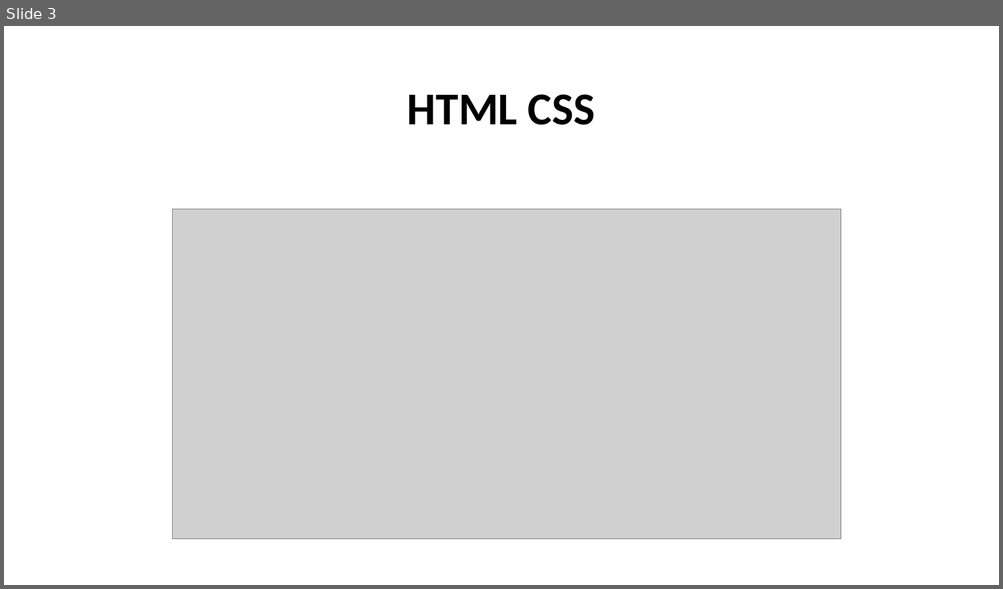
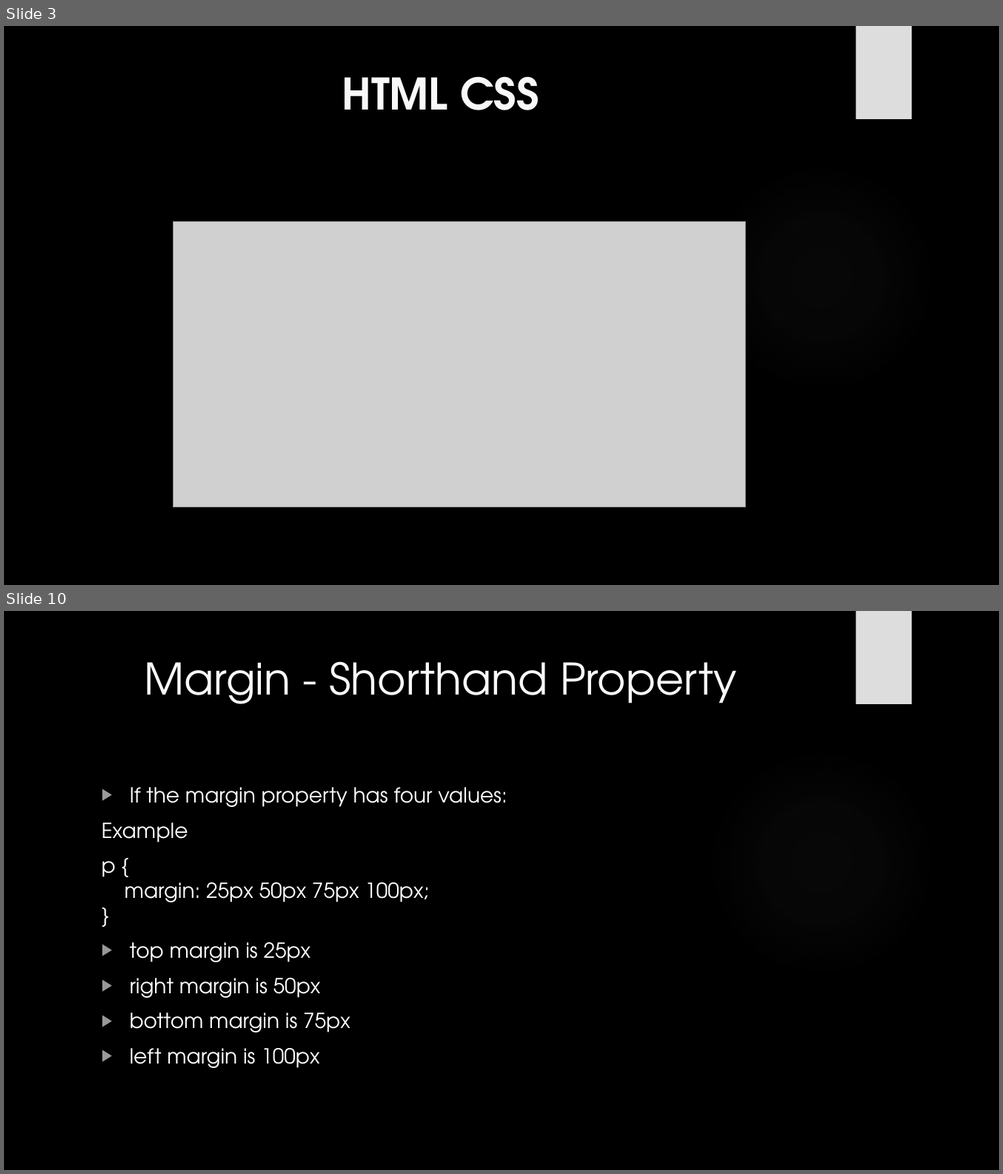
Before and after one commit to lytes20/Andela-LevelUp, a slide deck: CSS LevelUp.pptx. Shown one above the other, each under a label of ours: slide 3 before the commit, slides 3 and 10 after it; the slides between them are not shown. The pictures are 1003x589 and 1003x1174 pixels, drawn with LibreOffice and Linux fonts; fonts in the diff are those of the drawing; grey boxes stand for pictures; background and template pictures are left out. Boxes give left, top, right and bottom in pixels: in the first picture for what was removed or moved away, otherwise in the second. Text is boxed around its words. In the diff, an @@ line names an element or a change of style, - is before the commit and + after.

```diff
--- a/CSS LevelUp.pptx
+++ b/CSS LevelUp.pptx
@@ slide 10 added at [4, 611, 999, 1170], background picture (left out); not listed: 2 template elements that a slide beside it also shows @@
@@ title added at [145, 661, 736, 704], 42 pt, text #F8F8F8 @@
+Margin - Shorthand Property
@@ text added at [102, 787, 507, 1068], 20 pt, text #FFFFFF @@
+▶ If the margin property has four values:
+Example
+p {
+margin: 25px 50px 75px 100px;
+}
+▶ top margin is 25px
+▶ right margin is 50px
+▶ bottom margin is 75px
+▶ left margin is 100px
@@ slide 3 changed as well @@
@@ background #FFFFFF to picture (left out) @@
@@ rectangle added at [855, 26, 911, 119], fill #DDDDDD @@
@@ title "HTML CSS": place and size @@
-title "HTML CSS" at [407, 94, 595, 125]
+title "HTML CSS" at [341, 76, 539, 110]
@@ title "HTML CSS" at [341, 76, 539, 110]: size 44 to 42 pt, font Calibri to TeX Gyre Adventor, text colour #000000 to #F8F8F8; line spacing 0.9 to 1; vertical alignment middle to top @@
@@ ellipse added at [706, 163, 936, 392], fill gradient #666666 @@
@@ picture: place and size @@
-picture at [173, 210, 841, 540]
+picture at [173, 221, 745, 507]
```
Also in this commit, not shown: 2 other slides changed, 11 other slides added, 6 other files.
